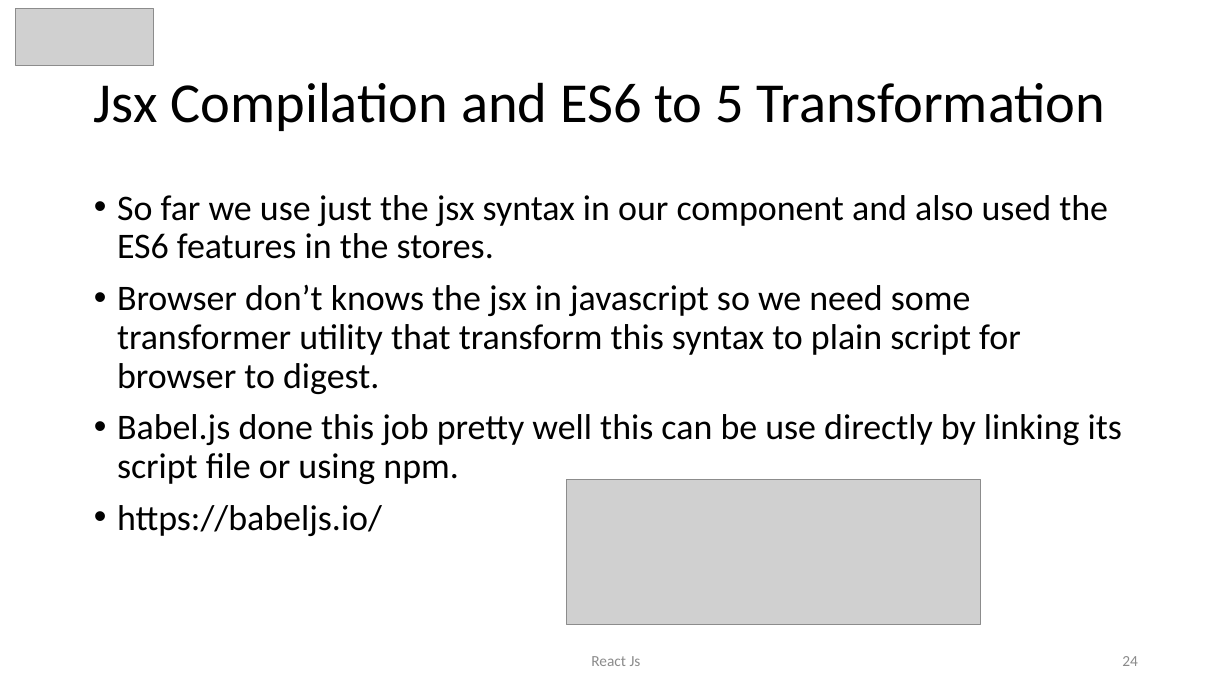
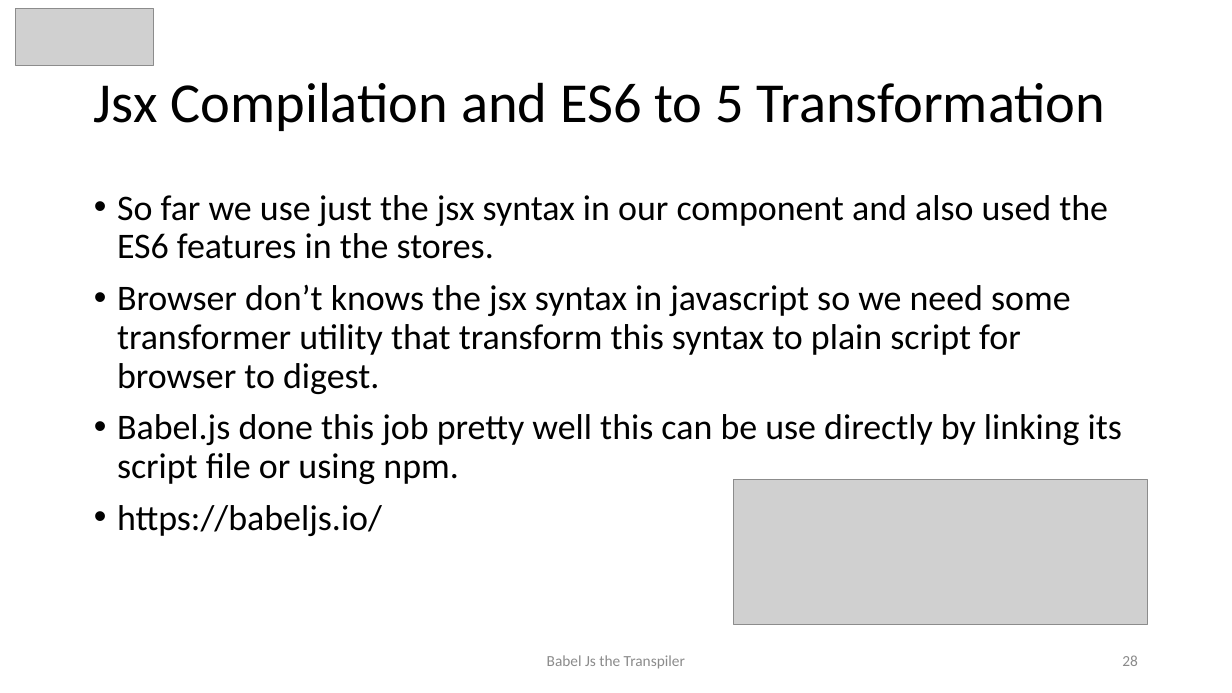
Before and after one commit to awahab29/samplealt, a slide deck: slide 28 of React.pptx (slide 24 before the commit). Drawn at 1232x693 pixels with LibreOffice and Linux fonts; fonts in the diff are those of the drawing; grey boxes stand for pictures. Boxes give left, top, right and bottom in pixels: in the first picture for what was removed or moved away, otherwise in the second. Text is boxed around its words. In the diff, an @@ line names an element or a change of style, - is before the commit and + after.

```diff
--- a/React.pptx
+++ b/React.pptx
@@ text at bbox=[117, 284, 1071, 394]: text changed @@
-• Browser don’t knows the jsx in javascript so we need some transformer utility that transform this syntax to plain script for browser to digest.
+• Browser don’t knows the jsx syntax in javascript so we need some transformer utility that transform this syntax to plain script for browser to digest.
@@ picture: place and size @@
-picture at bbox=[567, 480, 981, 624]
+picture at bbox=[734, 480, 1148, 624]
@@ text at bbox=[547, 655, 685, 669]: text changed @@
-React Js
+Babel Js the Transpiler
@@ page number at bbox=[1122, 655, 1138, 666]: text changed @@
-24
+28
```
Also in this commit, not shown: 16 other slides changed, 6 slides added, 1 slide removed, 1 other file.
